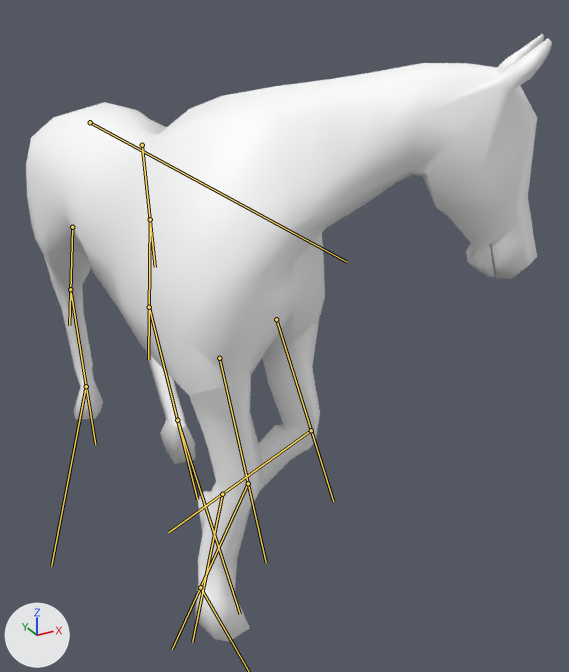
Before and after pictures for a commit that changed the glTF model Contents/mods/HorseMod/common/media/anims_X/Horse/Horse_Walk_Left.glb.
Before and after are seen from a 50 mm lens placed at (-0.523, -1.507, 1.071), pointed at (0.221, -0.153, 0.394). Every picture has the same lights, and +X, +Y and +Z are marked at lower left. Both versions are drawn at frame 30 of the action 'Horse_Walk_Left'; the numbers are the values there. The bones that change are drawn over the model as lines.

Names of what the first picture shows: 'GEO-Horse'.
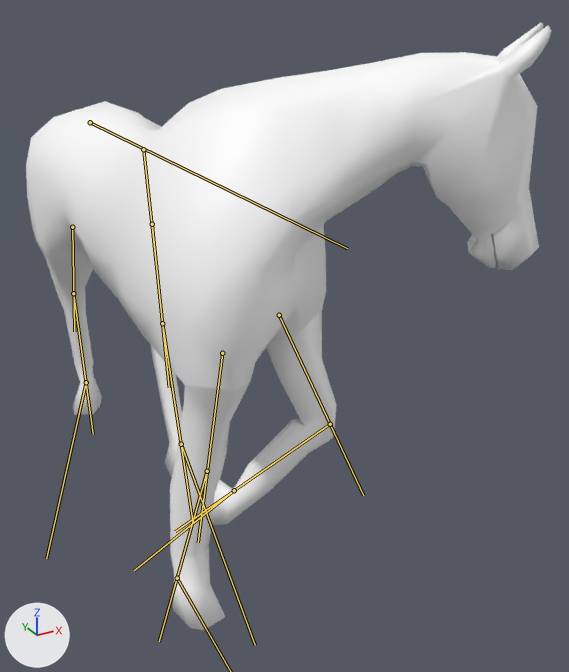
Changed parts and their boxes [x1, y1, x2, y2] in the pictures (569 x 672 px):
'GEO-Horse', posed
    before: [26, 33, 552, 641]
    after: [26, 22, 552, 630]
bone 'Bip01', root to tip
    before: (90, 122) to (347, 262)
    after: (90, 122) to (347, 248)
bone 'DEF_Radius.L', root to tip
    before: (276, 319) to (333, 501)
    after: (279, 315) to (363, 495)
bone 'DEF_FrontCannon.L', root to tip
    before: (311, 430) to (168, 532)
    after: (330, 424) to (175, 531)
bone 'DEF_FrontHoof.L', root to tip
    before: (222, 494) to (192, 642)
    after: (234, 490) to (134, 570)
bone 'DEF_Radius.R', root to tip
    before: (219, 358) to (266, 562)
    after: (222, 353) to (198, 542)
bone 'DEF_FrontCannon.R', root to tip
    before: (248, 483) to (172, 649)
    after: (207, 471) to (159, 641)
bone 'DEF_Pelvis.L', root to tip
    before: (142, 145) to (155, 267)
    after: (143, 149) to (157, 272)
bone 'DEF_Gaskin.L', root to tip
    before: (150, 219) to (148, 359)
    after: (152, 224) to (169, 387)
bone 'DEF_RearCannon.L', root to tip
    before: (149, 307) to (197, 499)
    after: (162, 323) to (193, 523)
bone 'DEF_RearHoof.L', root to tip
    before: (177, 420) to (240, 614)
    after: (181, 444) to (255, 645)
bone 'DEF_Gaskin.R', root to tip
    before: (72, 227) to (69, 325)
    after: (72, 227) to (74, 331)
bone 'DEF_RearCannon.R', root to tip
    before: (70, 289) to (95, 444)
    after: (73, 293) to (93, 434)
bone 'DEF_RearHoof.R', root to tip
    before: (86, 386) to (51, 566)
    after: (86, 382) to (46, 558)

Edits to the bpy script that builds the scene:
```text
Change bone_bip01:
    where bone_bip01 = bpy.data.objects['Bip01'].pose.bones['Bip01']  # child of 'Bip01_Root'
    bone_bip01.rotation_quaternion: (1.0, -0.01, 0.0, 0.0) -> (1.0, -0.002, 0.0, 0.0)  # degrees (-1, 0, 0) -> degrees (0, 0, 0)
Change bone_def_radius_l:
    where bone_def_radius_l = bpy.data.objects['Bip01'].pose.bones['DEF_Radius.L']  # child of 'DEF_Shoulder.L'
    bone_def_radius_l.rotation_quaternion: (0.939, -0.144, -0.313, 0.021) -> (0.916, -0.22, -0.334, 0.027)  # degrees (-20, -36, 9) -> degrees (-32, -37, 14)
Change bone_def_frontcannon_l:
    where bone_def_frontcannon_l = bpy.data.objects['Bip01'].pose.bones['DEF_FrontCannon.L']  # child of 'DEF_Radius.L'
    bone_def_frontcannon_l.rotation_quaternion: (0.852, 0.522, 0.0, -0.026) -> (0.801, 0.598, 0.0, -0.03)  # degrees (63, 2, -3) -> degrees (73, 2, -3)
Change bone_def_fronthoof_l:
    where bone_def_fronthoof_l = bpy.data.objects['Bip01'].pose.bones['DEF_FrontHoof.L']  # child of 'DEF_FrontCannon.L'
    bone_def_fronthoof_l.rotation_quaternion: (0.96, 0.228, 0.165, 0.001) -> (0.864, 0.475, 0.135, -0.096)  # degrees (27, 18, 5) -> degrees (57, 19, -2)
Change bone_def_radius_r:
    where bone_def_radius_r = bpy.data.objects['Bip01'].pose.bones['DEF_Radius.R']  # child of 'DEF_Shoulder.R'
    bone_def_radius_r.rotation_quaternion: (0.952, -0.11, -0.286, 0.013) -> (0.949, 0.086, -0.298, 0.044)  # degrees (-15, -33, 6) -> degrees (10, -35, 2)
Change bone_def_frontcannon_r:
    where bone_def_frontcannon_r = bpy.data.objects['Bip01'].pose.bones['DEF_FrontCannon.R']  # child of 'DEF_Radius.R'
    bone_def_frontcannon_r.rotation_quaternion: (0.962, 0.271, 0.0, 0.013) -> (0.998, 0.033, 0.0, 0.002)  # degrees (31, 0, 1) -> degrees (4, 0, 0)
Change bone_def_fronthoof_r:
    where bone_def_fronthoof_r = bpy.data.objects['Bip01'].pose.bones['DEF_FrontHoof.R']  # child of 'DEF_FrontCannon.R'
    bone_def_fronthoof_r.rotation_quaternion: (0.955, -0.116, 0.214, 0.168) -> (0.952, -0.081, 0.207, 0.209)  # degrees (-10, 27, 18) -> degrees (-4, 25, 24)
Change bone_def_pelvis_l:
    where bone_def_pelvis_l = bpy.data.objects['Bip01'].pose.bones['DEF_Pelvis.L']  # child of 'DEF_Spine1'
    bone_def_pelvis_l.location: (-0.003, -0.053, -0.093) -> (-0.002, -0.033, -0.102)
Change bone_def_gaskin_l:
    where bone_def_gaskin_l = bpy.data.objects['Bip01'].pose.bones['DEF_Gaskin.L']  # child of 'DEF_Pelvis.L'
    bone_def_gaskin_l.rotation_quaternion: (0.99, -0.139, 0.005, 0.003) -> (0.945, -0.324, 0.001, 0.018)  # degrees (-16, 1, 0) -> degrees (-38, 1, 2)
Change bone_def_rearcannon_l:
    where bone_def_rearcannon_l = bpy.data.objects['Bip01'].pose.bones['DEF_RearCannon.L']  # child of 'DEF_Gaskin.L'
    bone_def_rearcannon_l.rotation_quaternion: (0.984, -0.176, 0.0, 0.007) -> (0.984, 0.16, 0.0, -0.007)  # degrees (-20, 0, 1) -> degrees (19, 0, -1)
Change bone_def_rearhoof_l:
    where bone_def_rearhoof_l = bpy.data.objects['Bip01'].pose.bones['DEF_RearHoof.L']  # child of 'DEF_RearCannon.L'
    bone_def_rearhoof_l.rotation_quaternion: (0.872, 0.488, 0.027, -0.033) -> (0.975, 0.214, 0.006, -0.012)  # degrees (58, 5, -2) -> degrees (25, 1, -1)
Change bone_def_gaskin_r:
    where bone_def_gaskin_r = bpy.data.objects['Bip01'].pose.bones['DEF_Gaskin.R']  # child of 'DEF_Pelvis.R'
    bone_def_gaskin_r.rotation_quaternion: (0.998, 0.064, -0.013, -0.011) -> (0.999, 0.043, -0.016, -0.018)  # degrees (7, -1, -1) -> degrees (5, -2, -2)
Change bone_def_rearcannon_r:
    where bone_def_rearcannon_r = bpy.data.objects['Bip01'].pose.bones['DEF_RearCannon.R']  # child of 'DEF_Gaskin.R'
    bone_def_rearcannon_r.rotation_quaternion: (1.0, -0.018, 0.0, -0.001) -> (0.996, 0.083, 0.0, 0.003)  # degrees (-2, 0, 0) -> degrees (9, 0, 0)
Change bone_def_rearhoof_r:
    where bone_def_rearhoof_r = bpy.data.objects['Bip01'].pose.bones['DEF_RearHoof.R']  # child of 'DEF_RearCannon.R'
    bone_def_rearhoof_r.rotation_quaternion: (0.959, -0.054, 0.161, 0.229) -> (0.948, -0.124, 0.176, 0.236)  # degrees (-2, 19, 27) -> degrees (-9, 23, 26)
```
